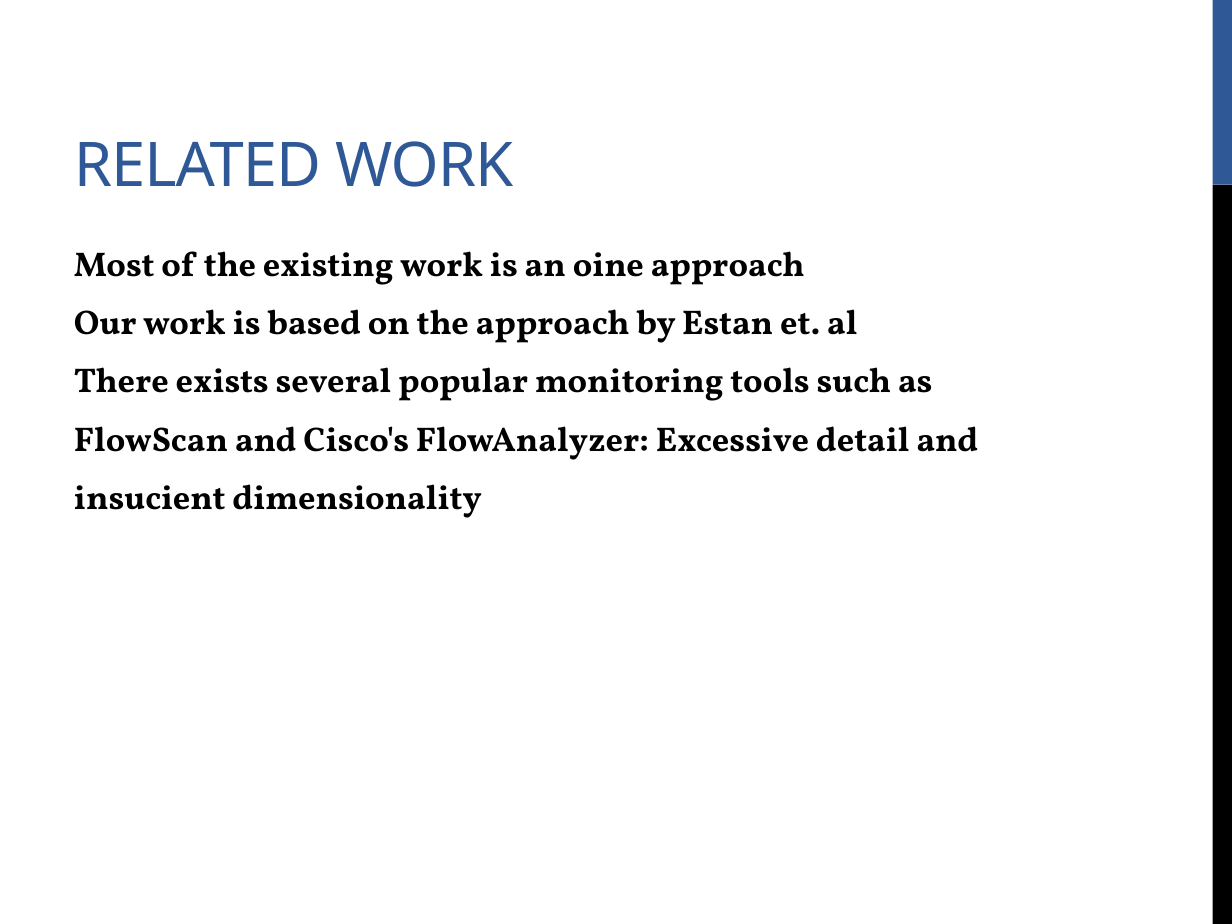
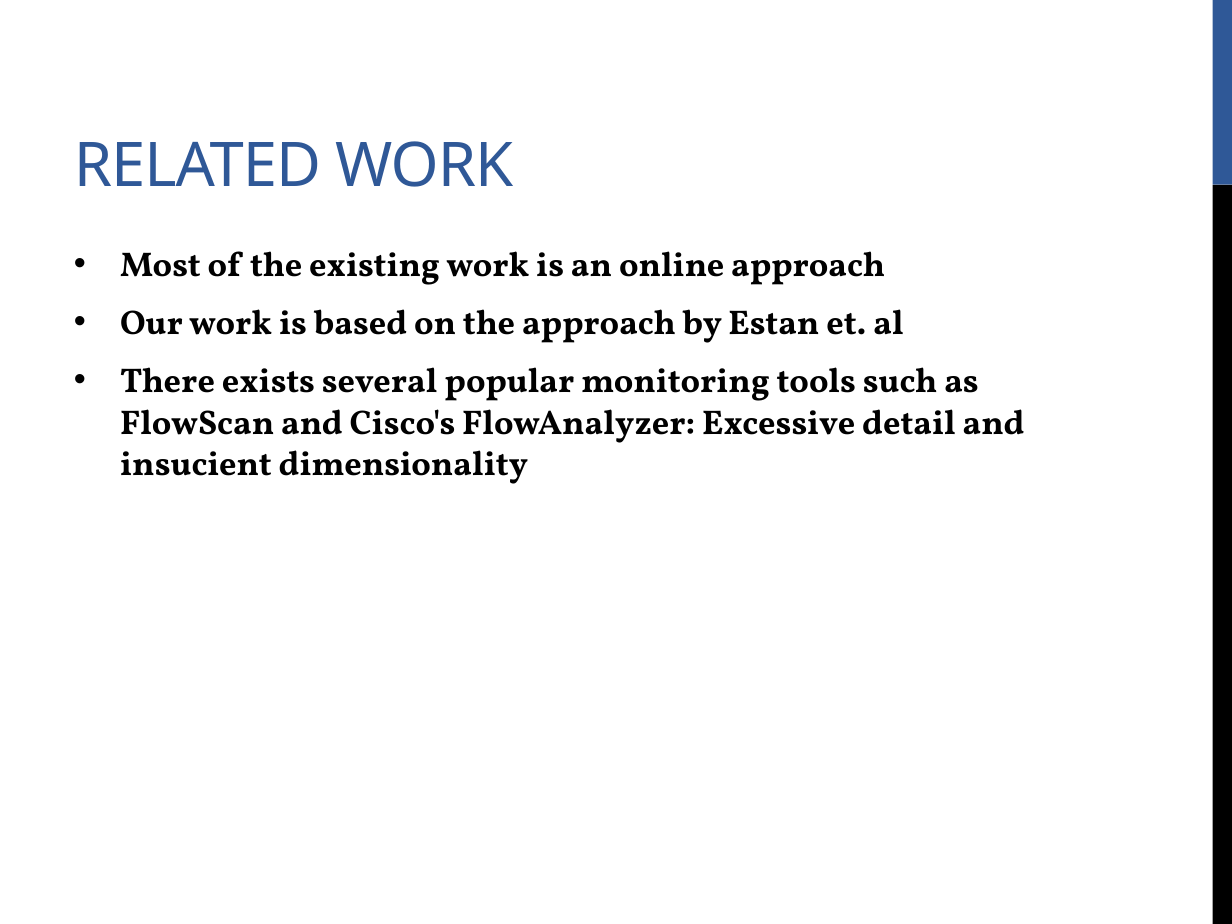
Before and after one commit to bornogit/Floodlight-AD, a slide deck: slide 4 of Slides/740- Anomaly Detector for Floodlight .pptx. Drawn at 1232x924 pixels with LibreOffice and Linux fonts; fonts in the diff are those of the drawing. Boxes give left, top, right and bottom in pixels: in the first picture for what was removed or moved away, otherwise in the second. Text is boxed around its words. In the diff, an @@ line names an element or a change of style, - is before the commit and + after.

```diff
--- a/Slides/740- Anomaly Detector for Floodlight .pptx
+++ b/Slides/740- Anomaly Detector for Floodlight .pptx
@@ text at (120, 251, 885, 285): text changed @@
-Most of the existing work is an oine approach
+• Most of the existing work is an online approach
@@ text at (120, 309, 903, 343): bullet none to • @@
@@ text at (120, 367, 1025, 484): text changed @@
-There exists several popular monitoring tools such as
-FlowScan and Cisco's FlowAnalyzer: Excessive detail and
-insucient dimensionality
+• There exists several popular monitoring tools such as FlowScan and Cisco's FlowAnalyzer: Excessive detail and insucient dimensionality
```
Also in this commit, not shown: 4 other slides changed, 6 slides added, 1 slide removed.
